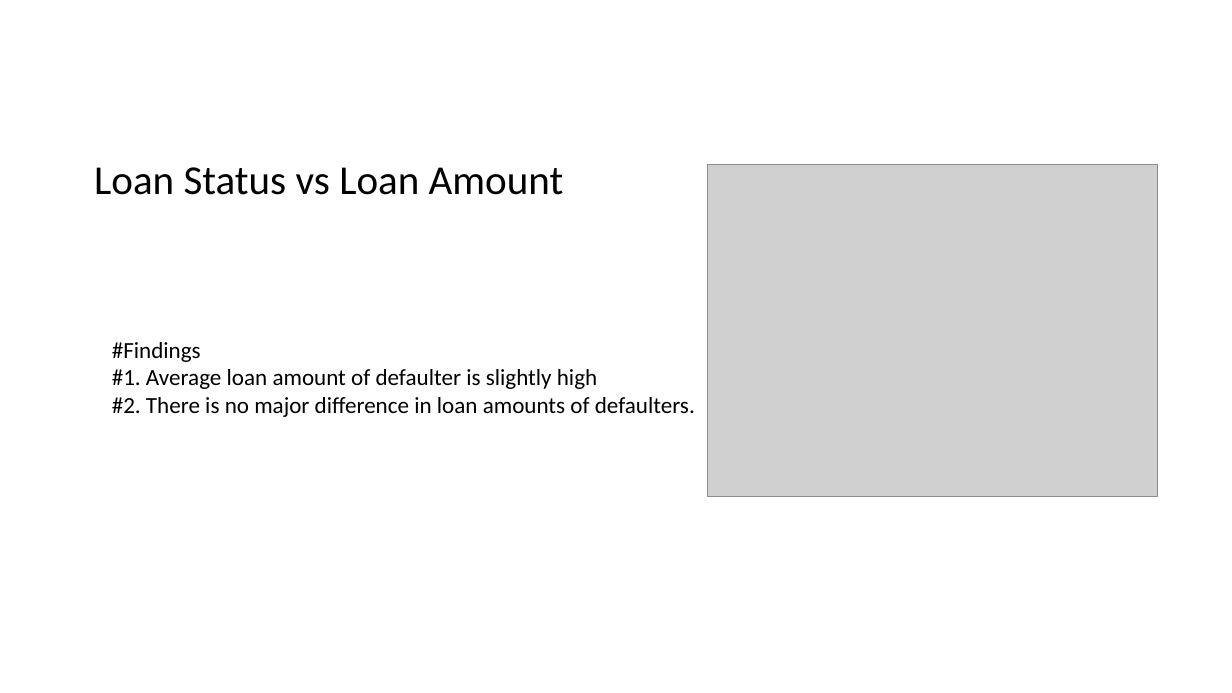
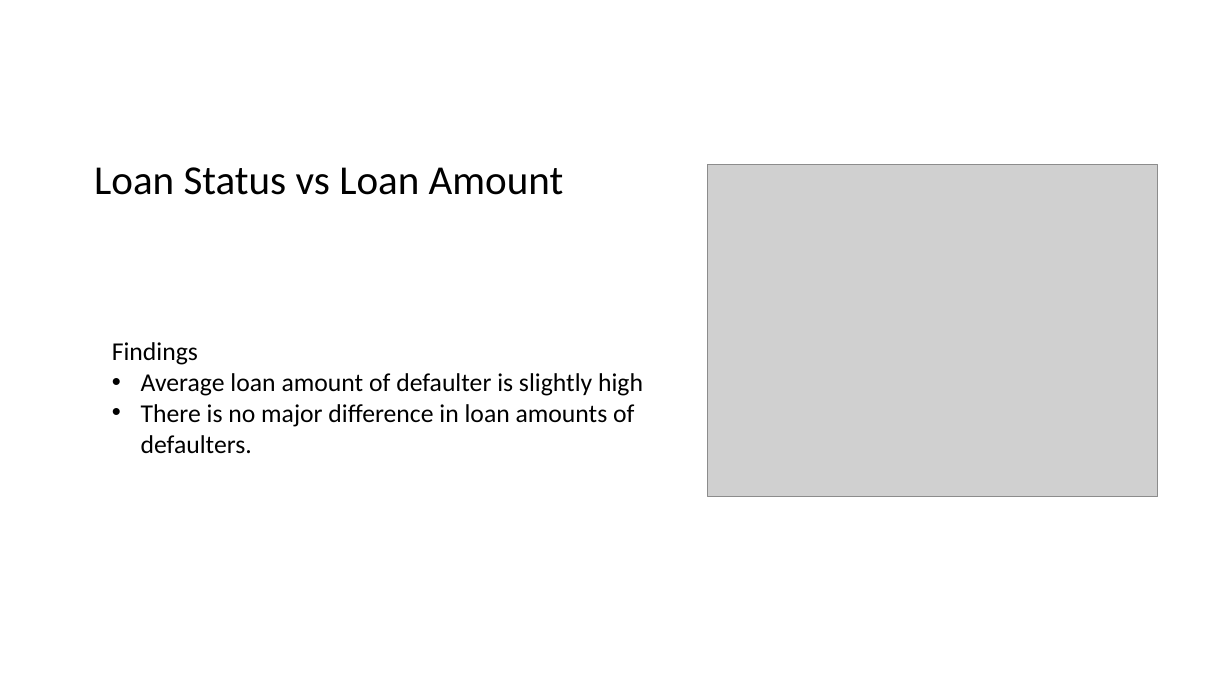
Before and after one commit to Jithendrian/MLProjects, a slide deck: slide 20 of Assignment_CaseStudy/LendingClubCaseStudy/Lending_Club_Case_Study.pptx. Drawn at 1232x693 pixels with LibreOffice and Linux fonts; fonts in the diff are those of the drawing; grey boxes stand for pictures. Boxes give left, top, right and bottom in pixels: in the first picture for what was removed or moved away, otherwise in the second. Text is boxed around its words. In the diff, an @@ line names an element or a change of style, - is before the commit and + after.

```diff
--- a/Assignment_CaseStudy/LendingClubCaseStudy/Lending_Club_Case_Study.pptx
+++ b/Assignment_CaseStudy/LendingClubCaseStudy/Lending_Club_Case_Study.pptx
@@ text at <box>112,342,643,454</box>: text changed; size 18 to 20 pt @@
-#Findings
-#1. Average loan amount of defaulter is slightly high
-#2. There is no major difference in loan amounts of defaulters.
+Findings
+• Average loan amount of defaulter is slightly high
+• There is no major difference in loan amounts of defaulters.
```
Also in this commit, not shown: 17 other slides changed.
